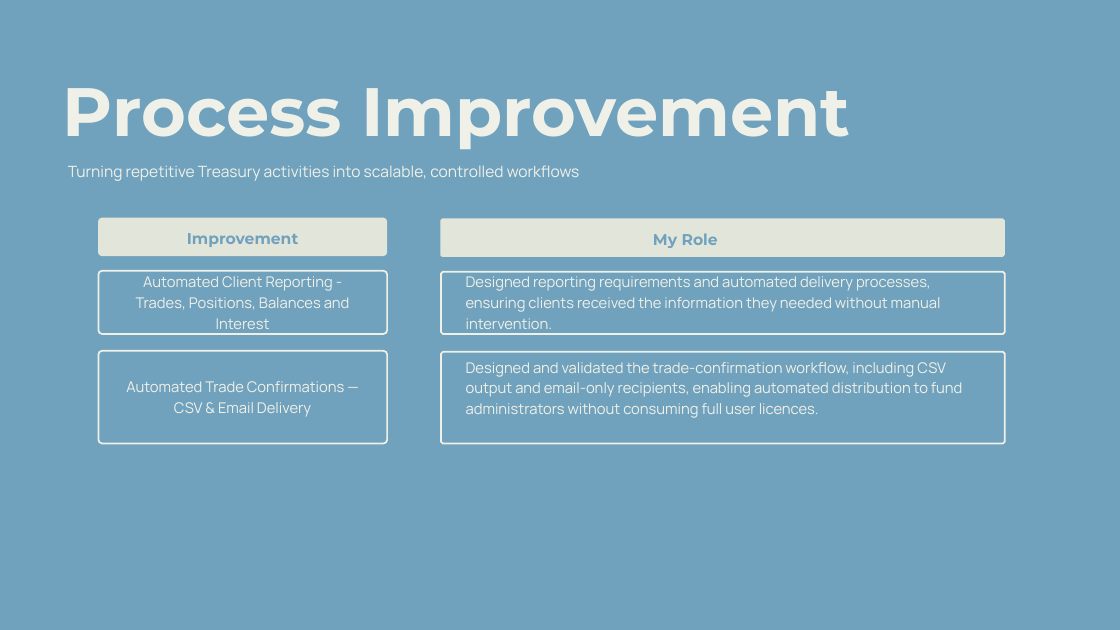
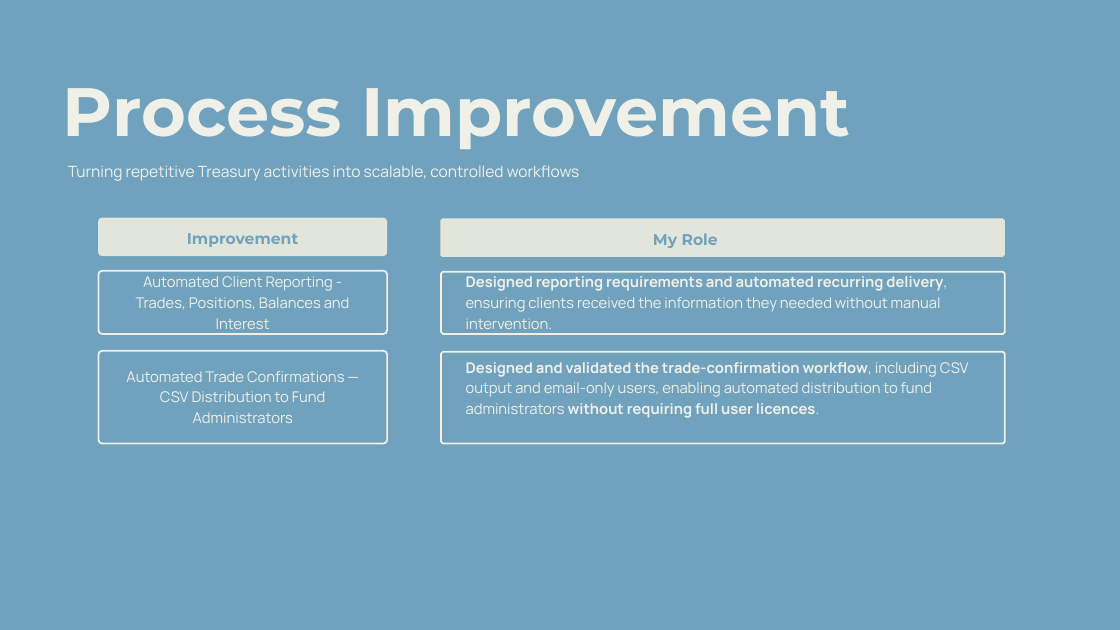
Before and after one commit to sgarciapuga/Work_Portfolio, a slide deck: slide 19 of kyriba-transformation/presentation/kyriba-transformation.pptx. Drawn at 1120x630 pixels with LibreOffice and Linux fonts; fonts in the diff are those of the drawing. Boxes give left, top, right and bottom in pixels: in the first picture for what was removed or moved away, otherwise in the second. Text is boxed around its words. In the diff, an @@ line names an element or a change of style, - is before the commit and + after.

```diff
--- a/kyriba-transformation/presentation/kyriba-transformation.pptx
+++ b/kyriba-transformation/presentation/kyriba-transformation.pptx
@@ text at [466, 276, 947, 334]: text changed @@
-Designed reporting requirements and automated delivery processes, ensuring clients received the information they needed without manual intervention.
+Designed reporting requirements and automated recurring delivery, ensuring clients received the information they needed without manual intervention.
@@ text at [126, 371, 344, 423]: text changed @@
-Automated Trade Confirmations — CSV & Email Delivery
+Automated Trade Confirmations — CSV Distribution to Fund Administrators
@@ text at [466, 362, 969, 418]: text changed @@
-Designed and validated the trade-confirmation workflow, including CSV output and email-only recipients, enabling automated distribution to fund administrators without consuming full user licences.
+Designed and validated the trade-confirmation workflow, including CSV output and email-only users, enabling automated distribution to fund administrators without requiring full user licences.
```
Also in this commit, not shown: 13 other slides changed, 6 other files.
